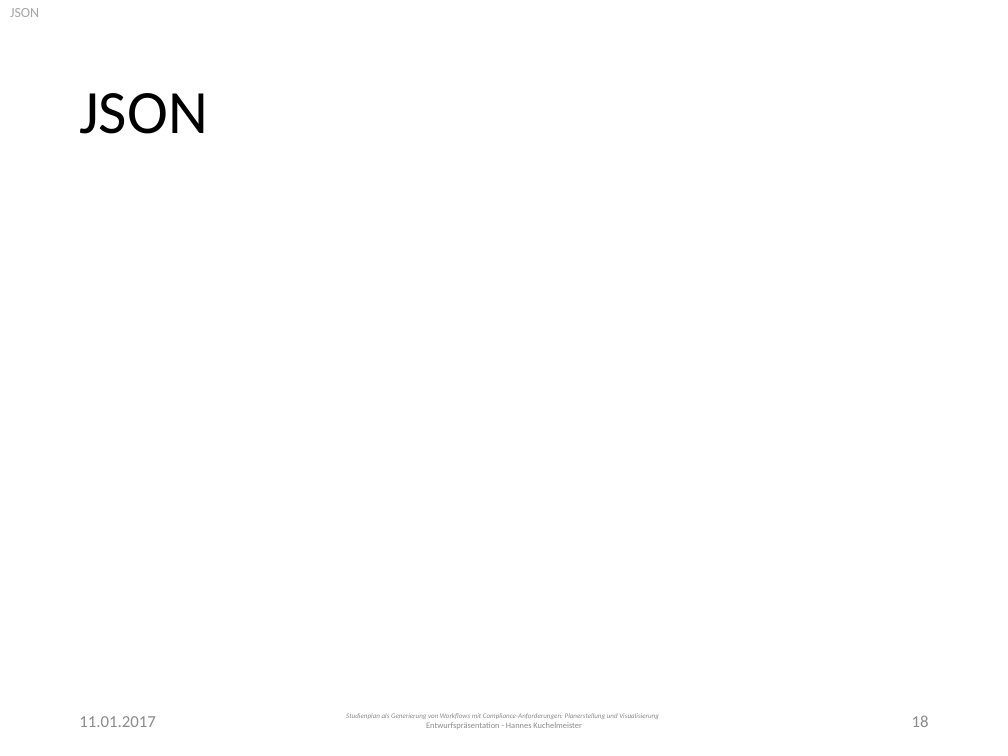
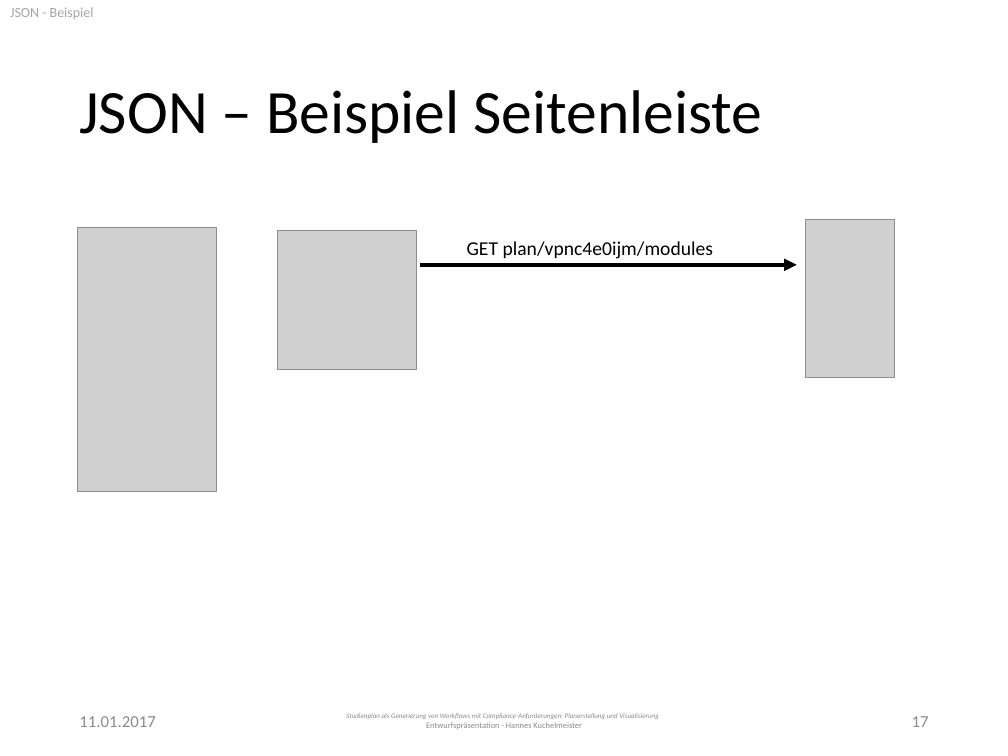
Before and after one commit to PSE-WS1617-IPD-Workflow/PSE_WS1617_IPD_Boehm_Studienplan, a slide deck: slide 17 of Entwurf/Presentation.pptx (slide 18 before the commit). Drawn at 1008x756 pixels with LibreOffice and Linux fonts; fonts in the diff are those of the drawing; grey boxes stand for pictures. Boxes give left, top, right and bottom in pixels: in the first picture for what was removed or moved away, otherwise in the second. Text is boxed around its words. In the diff, an @@ line names an element or a change of style, - is before the commit and + after.

```diff
--- a/Entwurf/Presentation.pptx
+++ b/Entwurf/Presentation.pptx
@@ text at <box>10,7,94,19</box>: text changed @@
-JSON
+JSON - Beispiel
@@ title at <box>79,90,763,143</box>: text changed @@
-JSON
+JSON – Beispiel Seitenleiste
@@ picture added at <box>78,227,216,492</box> @@
@@ picture added at <box>278,231,416,369</box> @@
@@ picture added at <box>805,220,894,378</box> @@
@@ arrow added from (419, 265) to (796, 265), #000000 3 pt @@
@@ text added at <box>467,241,713,259</box>, 14 pt, text #000000 @@
+GET plan/vpnc4e0ijm/modules
@@ page number at <box>912,716,929,727</box>: text changed @@
-18
+17
```
Also in this commit, not shown: 10 other slides changed.
